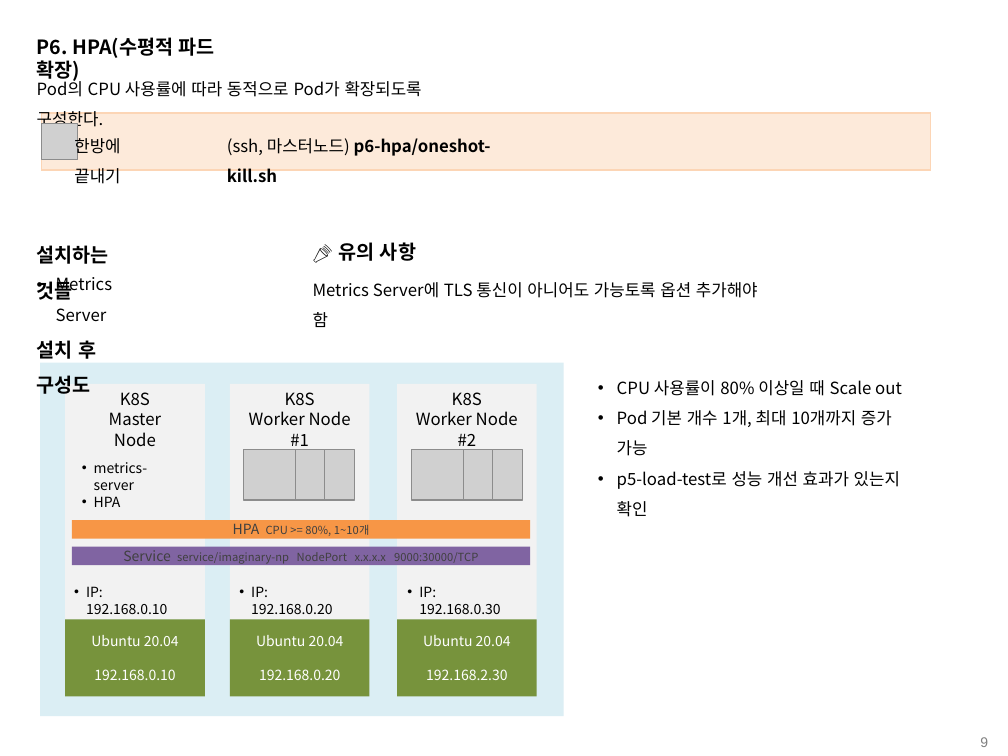
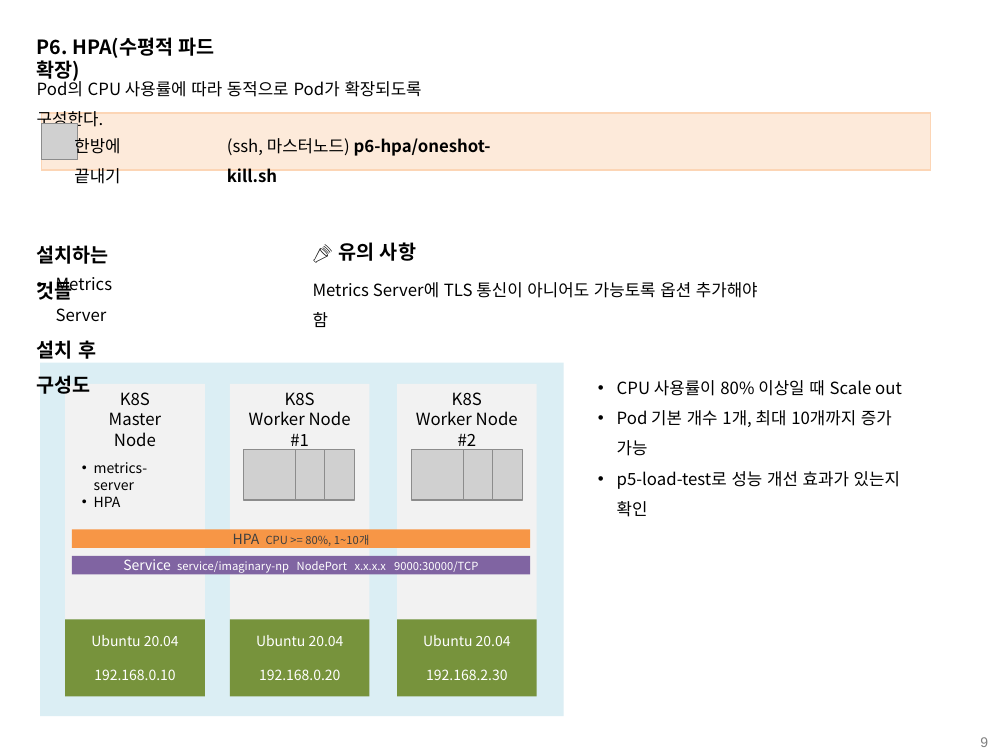
Before and after one commit to grollcake/k8s-practice, a slide deck: slide 9 of k8s practice.pptx. Drawn at 1008x756 pixels with LibreOffice and Linux fonts; fonts in the diff are those of the drawing; grey boxes stand for pictures. Boxes give left, top, right and bottom in pixels: in the first picture for what was removed or moved away, otherwise in the second. Text is boxed around its words. In the diff, an @@ line names an element or a change of style, - is before the commit and + after.

```diff
--- a/k8s practice.pptx
+++ b/k8s practice.pptx
@@ rectangle "HPA CPU >= 80%, 1~10개" moved from (x1=72, y1=520, x2=530, y2=538) to (x1=72, y1=529, x2=530, y2=547) @@
@@ rectangle "Service service/imaginary-np NodePort x.x.x.x 9000:30000/TCP" moved from (x1=72, y1=546, x2=530, y2=564) to (x1=72, y1=555, x2=530, y2=574) @@
@@ rectangle "Service service/imaginary-np NodePort x.x.x.x 9000:30000/TCP" at (x1=72, y1=555, x2=530, y2=574): text colour #404040 to #FFFFFF @@
@@ text removed at (x1=86, y1=586, x2=167, y2=614) @@
-• IP: 192.168.0.10
@@ text removed at (x1=251, y1=586, x2=332, y2=614) @@
-• IP: 192.168.0.20
@@ text removed at (x1=419, y1=586, x2=500, y2=614) @@
-• IP: 192.168.0.30
```
Also in this commit, not shown: 3 other slides changed, 1 other file.
